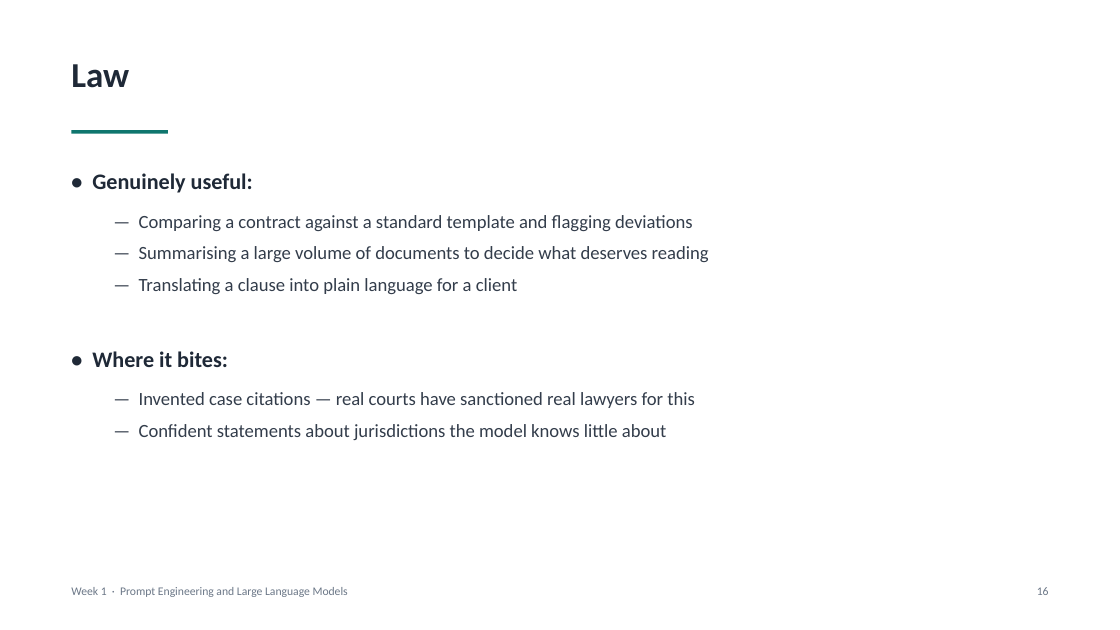
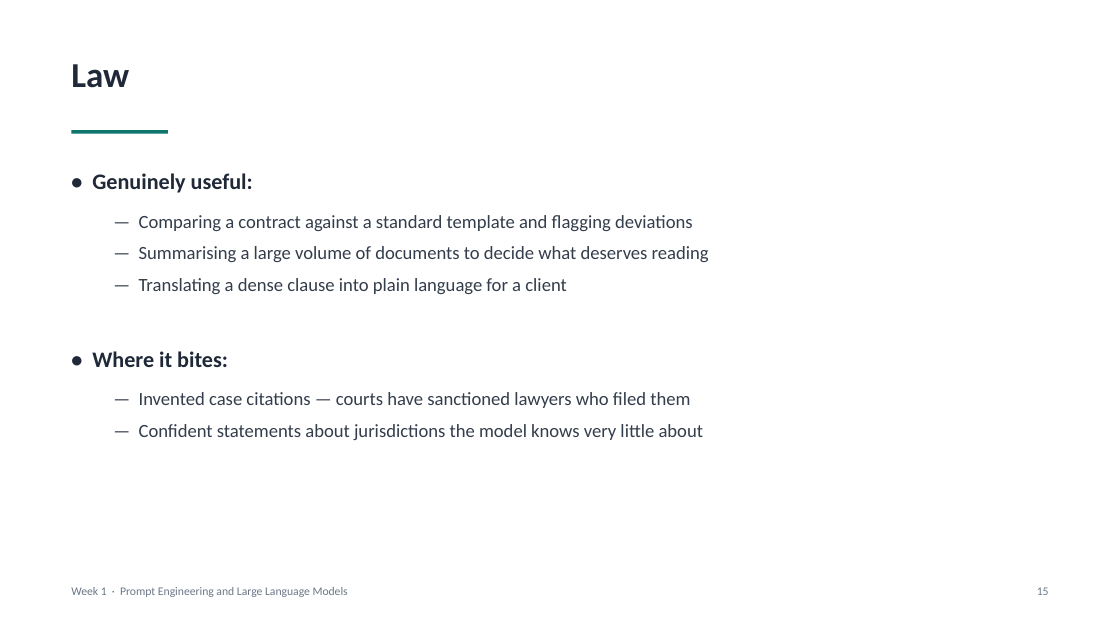
Before and after one commit to makyol/PromptEngineering, a slide deck: slide 15 of Lectures/week01/week01.pptx (slide 16 before the commit). Drawn at 1120x630 pixels with LibreOffice and Linux fonts; fonts in the diff are those of the drawing. Boxes give left, top, right and bottom in pixels: in the first picture for what was removed or moved away, otherwise in the second. Text is boxed around its words. In the diff, an @@ line names an element or a change of style, - is before the commit and + after.

```diff
--- a/Lectures/week01/week01.pptx
+++ b/Lectures/week01/week01.pptx
@@ text at [139, 278, 567, 294]: text changed @@
-  — Translating a clause into plain language for a client
+  — Translating a dense clause into plain language for a client
@@ text at [139, 392, 704, 440]: text changed @@
-  — Invented case citations — real courts have sanctioned real lawyers for this
-  — Confident statements about jurisdictions the model knows little about
+  — Invented case citations — courts have sanctioned lawyers who filed them
+  — Confident statements about jurisdictions the model knows very little about
@@ text at [1037, 587, 1049, 595]: text changed @@
-16
+15
```
Also in this commit, not shown: 18 other slides changed, 5 slides added, 3 slides removed, 7 other files.
